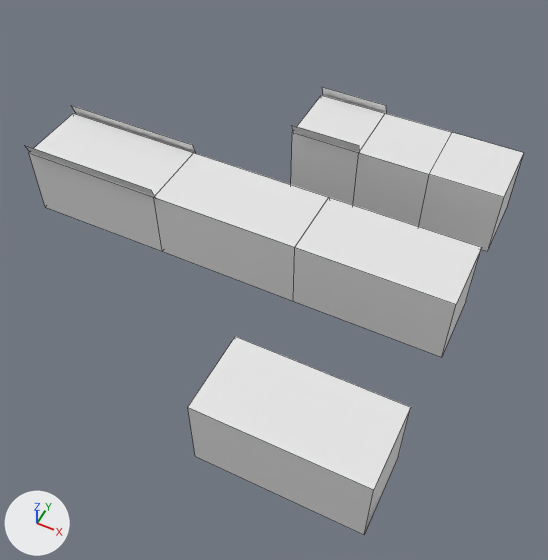
A saved change to the FBX model Assets/Game/Art/Models/terrain.fbx.
The view is the same before and after, from a 50 mm camera at (7.25, -12.63, 14.07) aimed at (1.21, -0.55, -1.02). The axes (+X, +Y, +Z) are drawn at lower left. The lights are the same throughout. Mesh edges are drawn as thin lines. Where no turn or scale is listed for an object, it has been applied to the vertices.

The older version as bpy lines, for what is in view:
```python
me_cube = bpy.data.meshes.new('Cube')
me_cube.from_pydata(...)  # 10 vertices, 7 faces; spans x -2.0..2.0, y -1.0..1.17, z -1.0..1.0
me_cube.materials.append(mat_material)  # white #e7e7e7
me_cube_003 = bpy.data.meshes.new('Cube.003')
me_cube_003.from_pydata(...)  # a box spanning x -2.0..0.0, y -1.0..1.0, z -1.0..1.0
me_cube_003.materials.append(mat_material)  # white #e7e7e7
me_cube_004 = bpy.data.meshes.new('Cube.004')
me_cube_004.from_pydata(...)  # 10 vertices, 7 faces; spans x -2.0..0.0, y -1.0..1.17, z -1.0..1.0
me_cube_004.materials.append(mat_material)  # white #e7e7e7
ob_dirthalf = bpy.data.objects.new('DirtHalf', me_cube_003)
ob_dirthalf.location = (6.0, 4.0, 0.0)
ob_grass = bpy.data.objects.new('Grass', me_cube)
ob_grass.location = (0.0, 0.0, 0.0)
ob_grasshalf = bpy.data.objects.new('GrassHalf', me_cube_004)
ob_grasshalf.location = (4.0, 4.0, 0.0)
# also in view: 'Stone' at (-4.0, 0.07, 0.15); 'Dirt' at (4.0, 0.0, 0.0); 'StoneHalf' at (1.0, 4.07, 0.15); 'Water' at (4.0, -5.0, 0.0)
```
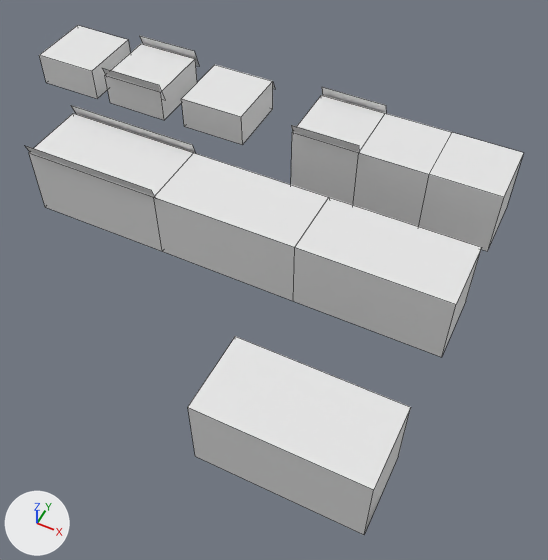
What differs and where, as boxes [x1, y1, x2, y2] in the pictures (548 x 560 px):
'StoneSlab', added
    after: [102, 35, 199, 120]
'GrassSlab', added
    after: [181, 65, 275, 145]
'DirtSlab', added
    after: [39, 25, 130, 99]

What changed in the scene script:
```text
Add me_cube_008:
    me_cube_008.from_pydata(...)  # 16 vertices, 8 faces; spans x -2.0..0.0, y -1.06..1.2, z 0.0..1.29
    me_cube_008.materials.append(mat_material)  # white #e7e7e7
Add me_cube_007:
    me_cube_007.from_pydata([(-2.0, -1.0, 0.0), (-2.0, 1.0, 0.0), (-2.0, -1.0, 1.0), (-2.0, 1.0, 1.0), (-2.0, 1.17, 0.61), (0.0, -1.0, 0.0), (0.0, 1.0, 0.0), (0.0, -1.0, 1.0), (0.0, 1.0, 1.0), (0.0, 1.17, 0.61)], [], [(0, 2, 3, 1), (5, 6, 8, 7), (8, 9, 4, 3), (2, 0, 5, 7), (1, 3, 8, 6), (2, 7, 8, 3), (0, 1, 6, 5)])
    me_cube_007.materials.append(mat_material)  # white #e7e7e7
Add me_cube_009:
    me_cube_009.from_pydata(...)  # a box spanning x -2.0..0.0, y -1.0..1.0, z 0.0..1.0
    me_cube_009.materials.append(mat_material)  # white #e7e7e7
Add ob_stoneslab:
    ob_stoneslab = bpy.data.objects.new('StoneSlab', me_cube_008)
    ob_stoneslab.location = (-4.31, 4.0, 0.0)
Add ob_grassslab:
    ob_grassslab = bpy.data.objects.new('GrassSlab', me_cube_007)
    ob_grassslab.location = (-1.6, 4.0, 0.0)
Add ob_dirtslab:
    ob_dirtslab = bpy.data.objects.new('DirtSlab', me_cube_009)
    ob_dirtslab.location = (-6.79, 4.0, 0.0)
```
